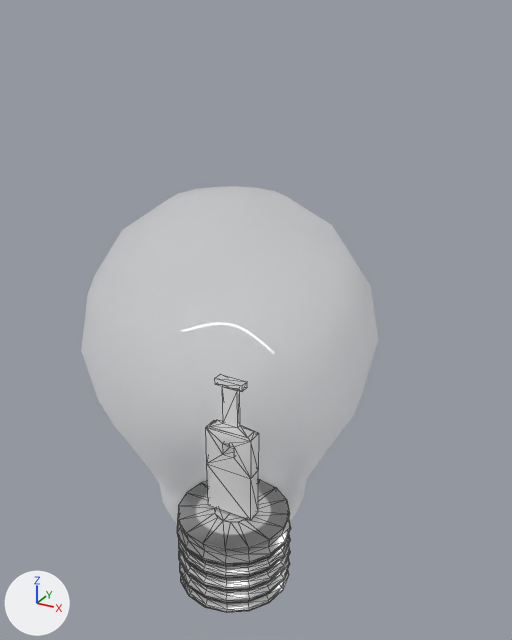
Renders of the glTF model lamptry.glb from each side of a commit.
Both versions are drawn from a camera (50 mm lens) standing at (3.29, -5.4, 6.43) and looking at (0.05, 0.49, 3.48). Every picture has the same lights, and +X, +Y and +Z are marked at lower left. Mesh edges are drawn as thin lines on the coarser meshes. Where no turn or scale is listed for an object, it has been applied to the vertices.

Before the edit, the objects in view are built like this:
```python
me_cube_001 = bpy.data.meshes.new('Cube.001')
me_cube_001.from_pydata(...)  # 44 vertices, 86 faces; spans x -0.27..0.27, y -0.08..0.08, z -0.5..1.09
me_cube_001.materials.append(mat_material_008)  # white #ffffff
me_sphere_002 = bpy.data.meshes.new('Sphere.002')
me_sphere_002.from_pydata(...)  # 591 vertices, 1178 faces; spans x -0.633..0.633, y -0.633..0.633, z -3.461..-2.14
# faces by material slot: [1026, 152]
me_sphere_002.materials.append(mat_material_004)  # white #ffffff
me_sphere_002.materials.append(mat_material_009)  # black #373737
ob_cube = bpy.data.objects.new('Cube', me_cube_001)
ob_cube.location = (0.03, 0.0, 1.92)
ob_sphere_001 = bpy.data.objects.new('Sphere.001', me_sphere_002)
ob_sphere_001.location = (0.04, 0.0, 3.54)
```
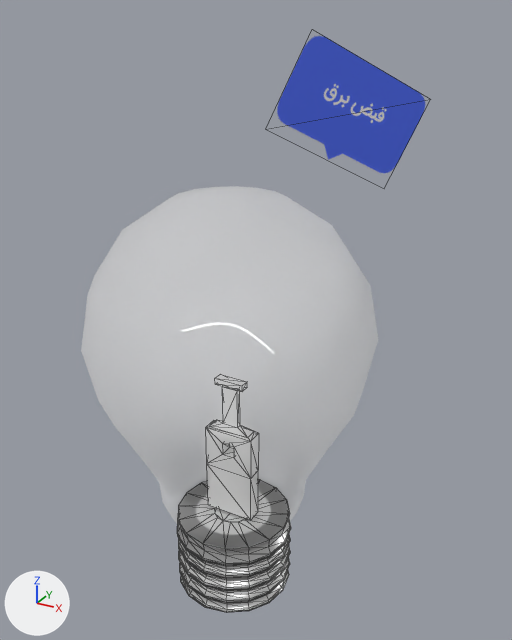
Where the change shows, as pixel boxes [x1, y1, x2, y2] in the pictures (512 x 640 px):
'bill_elec_ar', added (blue)
    after: [277, 36, 425, 173]

What the commit changed:
Picture 'bill_elec_ar' (img_bill_elec_ar) is new.
Material 'bill_elec_ar' (mat_bill_elec_ar) is new.
Its texture is img_bill_elec_ar (with its transparency).
Mesh me_bill_elec_ar is new.
It has 4 vertices, 2 faces and spans x -0.61..0.61, y -0.64..0.64, z -0.78..0.78.
It uses material mat_bill_elec_ar (picture img_bill_elec_ar).
Object 'bill_elec_ar' (ob_bill_elec_ar) is new; it shows me_bill_elec_ar.
Its location is (0.6, 1.44, 5.47).
